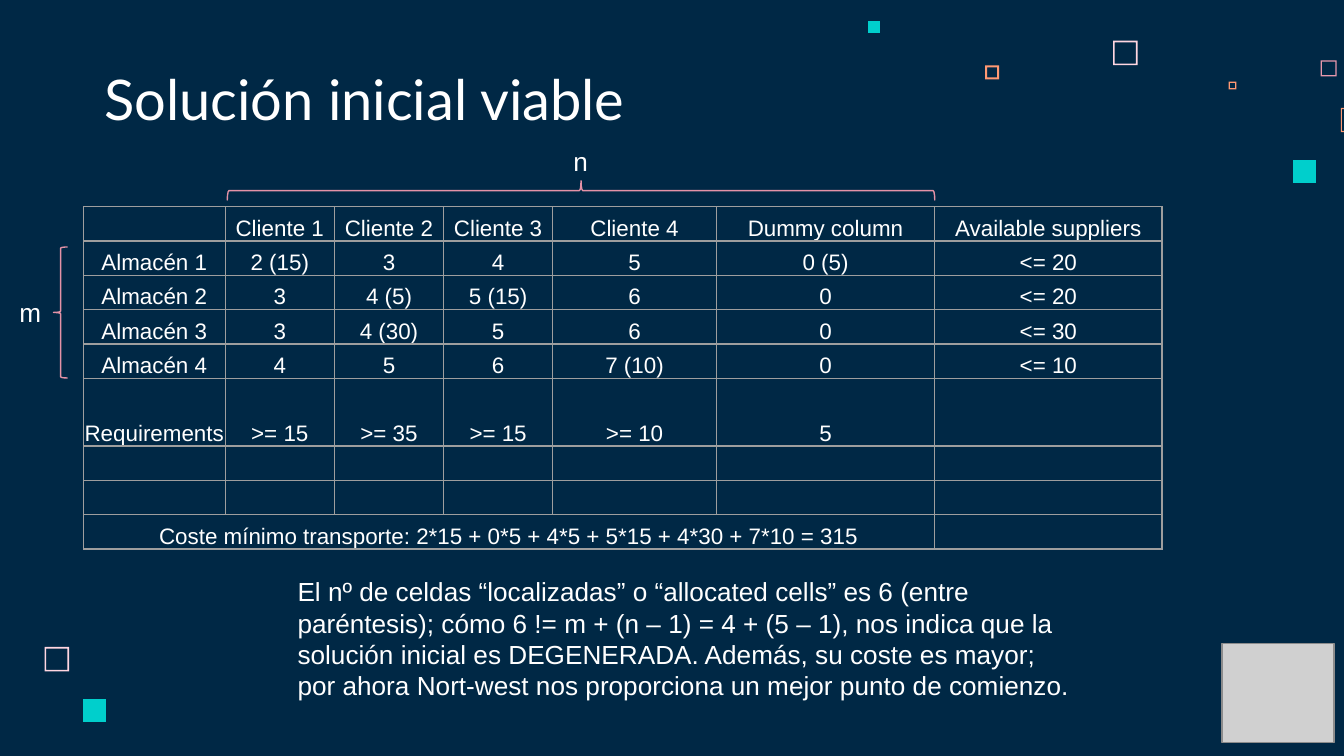
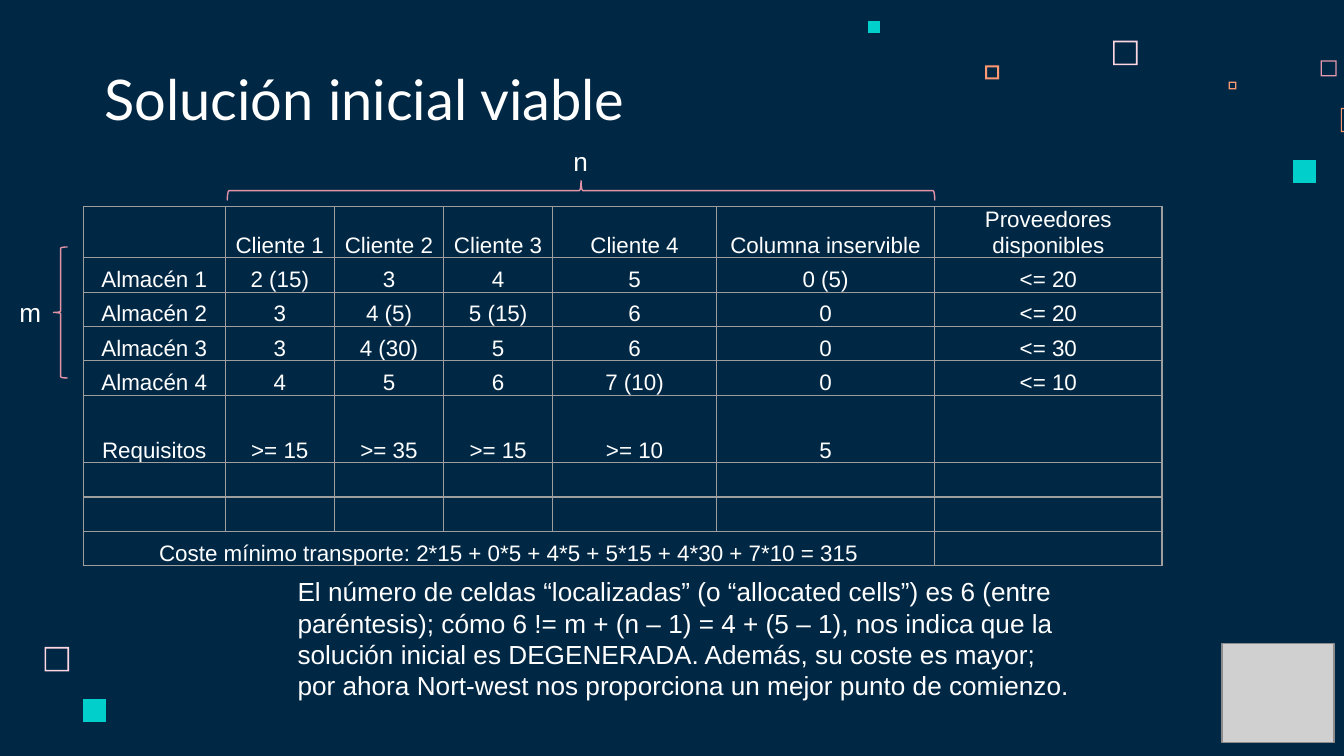
Before and after one commit to Fertry/MASI, a slide deck: slide 19 of Presentación/MASI.pptx. Drawn at 1344x756 pixels with LibreOffice and Linux fonts; fonts in the diff are those of the drawing; grey boxes stand for pictures. Boxes give left, top, right and bottom in pixels: in the first picture for what was removed or moved away, otherwise in the second. Text is boxed around its words. In the diff, an @@ line names an element or a change of style, - is before the commit and + after.

```diff
--- a/Presentación/MASI.pptx
+++ b/Presentación/MASI.pptx
@@ table at [83, 207, 1161, 570] @@
-row 1, column 6: Dummy column
+row 1, column 6: Columna inservible
-row 1, column 7: Available suppliers
+row 1, column 7: Proveedores disponibles
-row 6, column 1: Requirements
+row 6, column 1: Requisitos
@@ text at [298, 581, 1068, 701]: text changed @@
-El nº de celdas “localizadas” o “allocated cells” es 6 (entre paréntesis); cómo 6 != m + (n – 1) = 4 + (5 – 1), nos indica que la solución inicial es DEGENERADA. Además, su coste es mayor; por ahora Nort-west nos proporciona un mejor punto de comienzo.
+El número de celdas “localizadas” (o “allocated cells”) es 6 (entre paréntesis); cómo 6 != m + (n – 1) = 4 + (5 – 1), nos indica que la solución inicial es DEGENERADA. Además, su coste es mayor; por ahora Nort-west nos proporciona un mejor punto de comienzo.
```
Also in this commit, not shown: 14 other slides changed.
